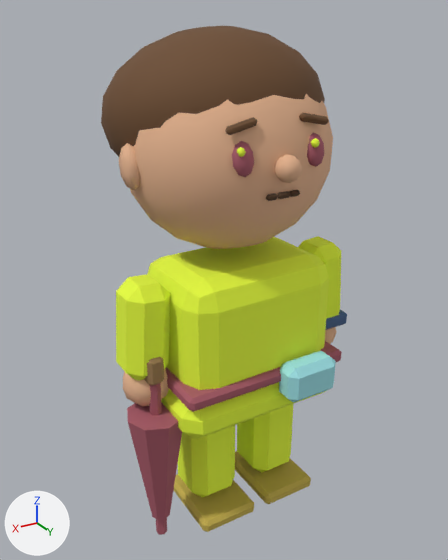
Before and after pictures for a commit that changed the FBX model client/CultOfComfort.Unity/Assets/Resources/Art/Models/prophet.fbx.
One viewpoint serves both versions: a camera (50 mm lens) standing at (0.63, 0.996, 1.029) and looking at (-0.002, -0.058, 0.502). Lighting does not change. The marker at lower left points along +X, +Y and +Z. The older version comes first. Where no turn or scale is listed for an object, it has been applied to the vertices.

Names of what the first picture shows: 'ArmL', 'ArmR', 'Body', 'Head', 'LegL', 'LegR', 'Umbrella'.
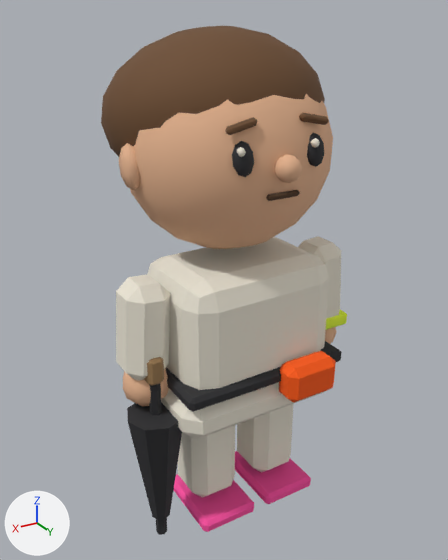
Boxes [x1, y1, x2, y2] around the edits, measured in the pictures (448 x 560 px):
```json
{"part": 1, "of": "me_body", "change": "surface changed", "before": [147, 237, 342, 439], "after": [147, 237, 342, 439], "on screen": "yellow to grey"}
{"part": 2, "of": "me_arml", "change": "surface changed", "before": [298, 236, 347, 344], "after": [298, 236, 347, 344], "on screen": "yellow to grey"}
{"part": 3, "of": "me_armr", "change": "surface changed", "before": [116, 274, 171, 406], "after": [116, 274, 171, 406], "on screen": "yellow to grey"}
{"part": 4, "of": "me_legl", "change": "surface changed", "before": [235, 404, 311, 504], "after": [235, 404, 311, 504]}
{"part": 5, "of": "me_head", "change": "surface changed", "before": [146, 130, 327, 249], "after": [146, 130, 327, 249]}
{"part": 6, "of": "me_legr", "change": "surface changed", "before": [174, 425, 254, 532], "after": [174, 425, 254, 532]}
{"part": 7, "of": "me_umbrella", "change": "surface changed", "before": [127, 357, 182, 535], "after": [127, 357, 182, 535], "on screen": "brown to black"}
```

Scene script edits in JSON lines:
```json
{"block": "me_legr", "where": "me_legr.from_pydata(...)  # 48 vertices, 52 faces; spans x -0.065..0.065, y -0.07..0.11, z -0.26..0.0"}
{"block": "me_legr", "where": "# used by ob_legr; location = (0.08, 0.0, 0.26)"}
{"block": "me_legr", "change": "me_legr part 6: texture (UV) coordinates of 52 of 52 faces, centred in x -0.065..0.065, y -0.07..0.11, z -0.26..0.0, changed; they spanned u 0.19..0.31, v 0.12..0.38 and now span u 0.19..0.31, v 0.3..0.5"}
{"block": "me_arml", "where": "me_arml.from_pydata(...)  # 90 vertices, 100 faces; spans x -0.05..0.05, y -0.055..0.055, z -0.26..0.011"}
{"block": "me_arml", "where": "# used by ob_arml; location = (-0.215, 0.0, 0.56)"}
{"block": "me_arml", "change": "me_arml part 2: 100 kept faces spanning x -0.05..0.05, y -0.055..0.055, z -0.26..0.011 get new texture (UV) coordinates"}
{"block": "me_armr", "where": "me_armr.from_pydata(...)  # 66 vertices, 74 faces; spans x -0.05..0.05, y -0.05..0.05, z -0.26..0.011"}
{"block": "me_armr", "where": "# used by ob_armr; location = (0.215, 0.0, 0.56)"}
{"block": "me_armr", "change": "me_armr part 3: 74 kept faces spanning x -0.05..0.05, y -0.05..0.05, z -0.26..0.011 get new texture (UV) coordinates"}
{"block": "me_body", "where": "me_body.from_pydata(...)  # 128 vertices, 132 faces; spans x -0.19..0.19, y -0.135..0.175, z 0.255..0.58"}
{"block": "me_body", "where": "# used by ob_body; location = (0.0, 0.0, 0.0)"}
{"block": "me_body", "change": "me_body part 1: texture (UV) coordinates of 132 of 132 faces, centred in x -0.19..0.19, y -0.135..0.175, z 0.255..0.58, changed; they spanned u 0.19..0.94, v 0.12..0.38 and now span u 0.19..0.94, v 0.3..0.5"}
{"block": "me_umbrella", "where": "me_umbrella.from_pydata(...)  # 52 vertices, 44 faces; spans x -0.06..0.06, y -0.02..0.1, z -0.36..0.08"}
{"block": "me_umbrella", "where": "# used by ob_umbrella; location = (0.215, 0.0, 0.35)"}
{"block": "me_umbrella", "change": "me_umbrella part 7: texture (UV) coordinates of 44 of 44 faces, centred in x -0.034..0.034, y 0.006..0.074, z -0.36..0.08, changed; they spanned u 0.31..0.44, v 0.12..0.62 and now span u 0.31..0.44, v 0.3..0.7"}
{"block": "me_head", "where": "me_head.from_pydata(...)  # 658 vertices, 736 faces; spans x -0.221..0.221, y -0.3..0.18, z -0.007..0.408"}
{"block": "me_head", "where": "# used by ob_head; location = (0.0, 0.0, 0.6)"}
{"block": "me_head", "change": "me_head part 5: 736 kept faces spanning x -0.221..0.221, y -0.3..0.18, z -0.007..0.408 get new texture (UV) coordinates"}
{"block": "me_legl", "where": "me_legl.from_pydata(...)  # 48 vertices, 52 faces; spans x -0.065..0.065, y -0.07..0.11, z -0.26..0.0"}
{"block": "me_legl", "where": "# used by ob_legl; location = (-0.08, 0.0, 0.26)"}
{"block": "me_legl", "change": "me_legl part 4: texture (UV) coordinates of 52 of 52 faces, centred in x -0.065..0.065, y -0.07..0.11, z -0.26..0.0, changed; they spanned u 0.19..0.31, v 0.12..0.38 and now span u 0.19..0.31, v 0.3..0.5"}
```
